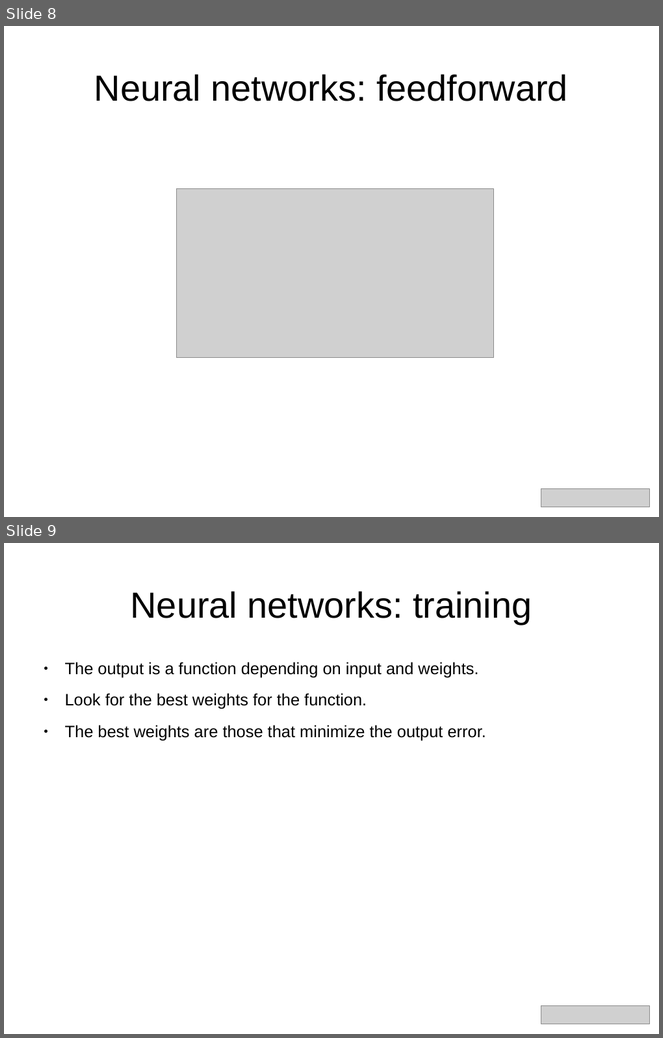
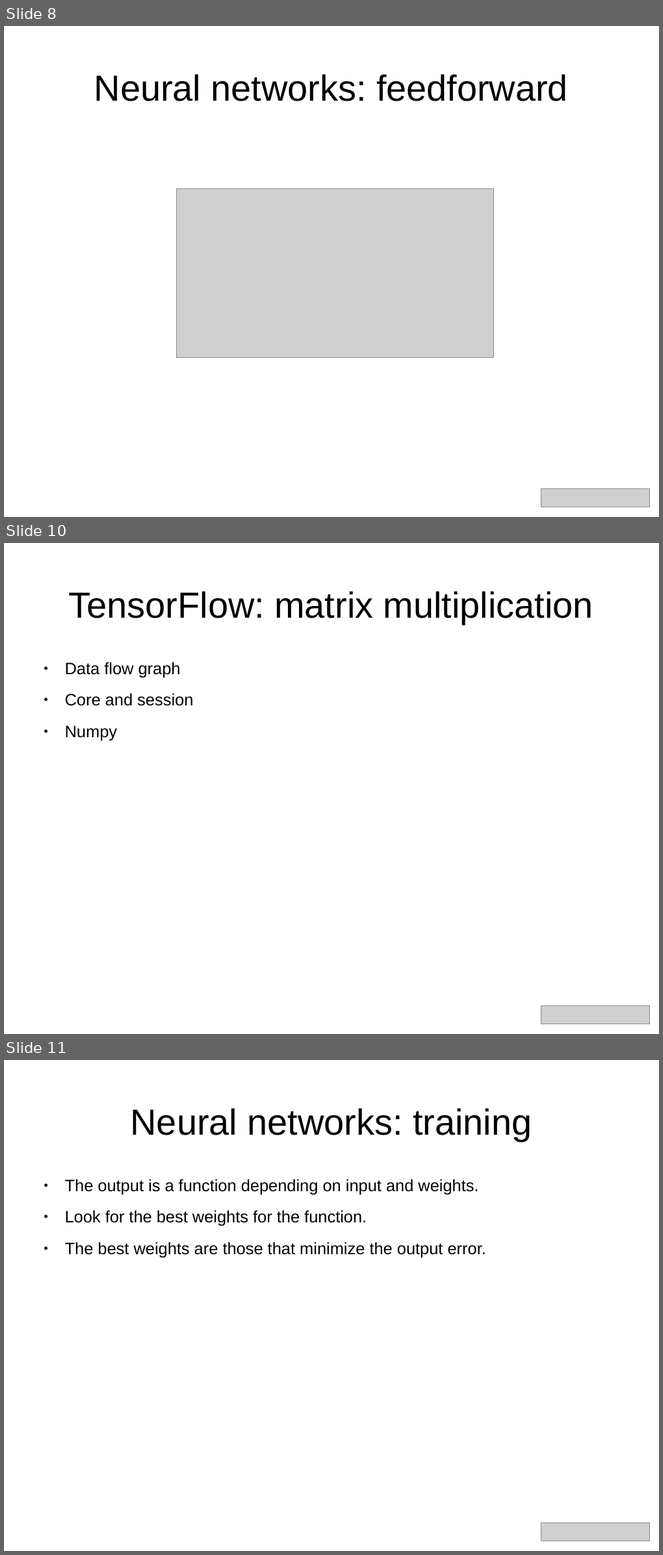
Before and after one commit to aoldemeier/an-introduction-to-tensorflow, a slide deck: slides-english.odp. Shown one above the other, each under a label of ours: slides 8 and 9 before the commit, slides 8, 10 and 11 after it; the slides between them are not shown. The pictures are 663x1038 and 663x1555 pixels, drawn with LibreOffice and Linux fonts; fonts in the diff are those of the drawing; grey boxes stand for pictures. Boxes give left, top, right and bottom in pixels: in the first picture for what was removed or moved away, otherwise in the second. Text is boxed around its words. In the diff, an @@ line names an element or a change of style, - is before the commit and + after.

```diff
--- a/slides-english.odp
+++ b/slides-english.odp
@@ slide 10 added at bbox=[4, 543, 659, 1034], background #FFFFFF @@
@@ title added at bbox=[69, 591, 594, 624], 44 pt, text #000000 @@
+TensorFlow: matrix multiplication
@@ text added at bbox=[65, 662, 193, 741], 20 pt, text #000000 @@
+● Data flow graph
+● Core and session
+● Numpy
@@ picture added at bbox=[542, 1006, 650, 1024] @@
@@ what was slide 9 is now slide 11 @@
```
Also in this commit, not shown: 4 slides changed, 1 other slide added, 1 slide removed.
